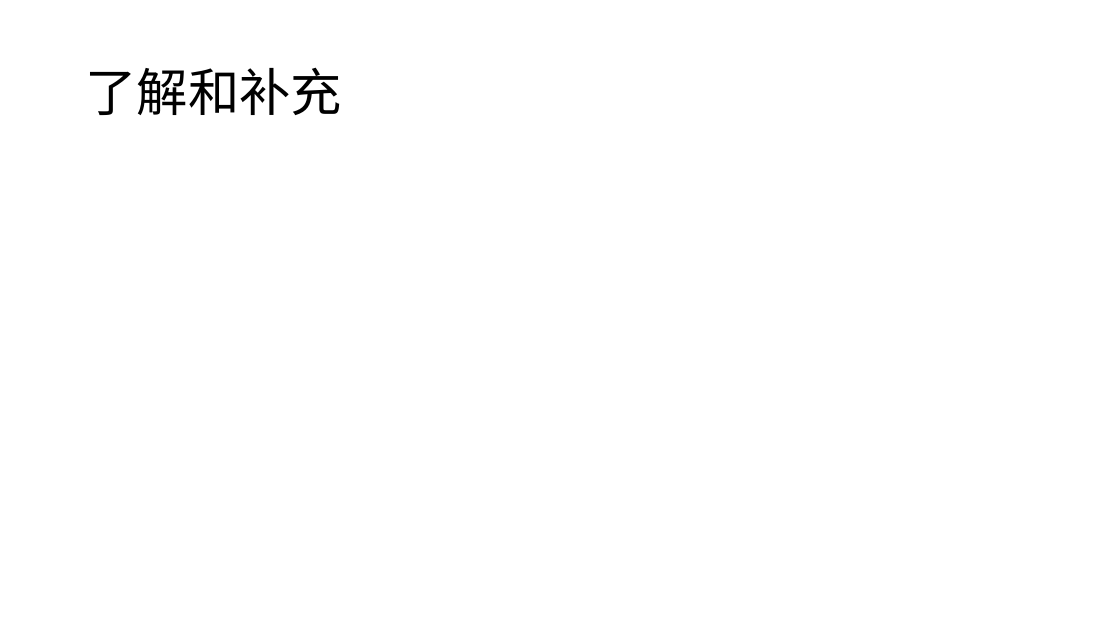
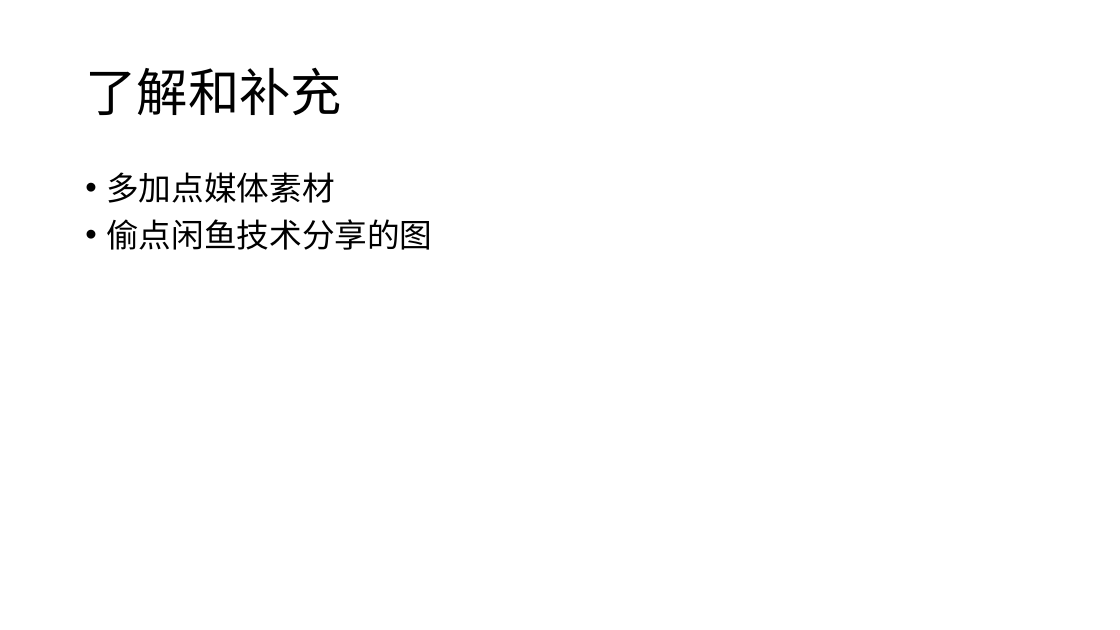
Before and after one commit to strever/realme, a slide deck: slide 12 of assets/misc/flutter.pptx. Drawn at 1120x630 pixels with LibreOffice and Linux fonts; fonts in the diff are those of the drawing. Boxes give left, top, right and bottom in pixels: in the first picture for what was removed or moved away, otherwise in the second. Text is boxed around its words. In the diff, an @@ line names an element or a change of style, - is before the commit and + after.

```diff
--- a/assets/misc/flutter.pptx
+++ b/assets/misc/flutter.pptx
@@ text added at (106, 172, 432, 250), 28 pt, text #000000 @@
+• 多加点媒体素材
+• 偷点闲鱼技术分享的图
```
Also in this commit, not shown: 1 other slide changed, 1 slide added, 1 slide removed, 2 other files.
